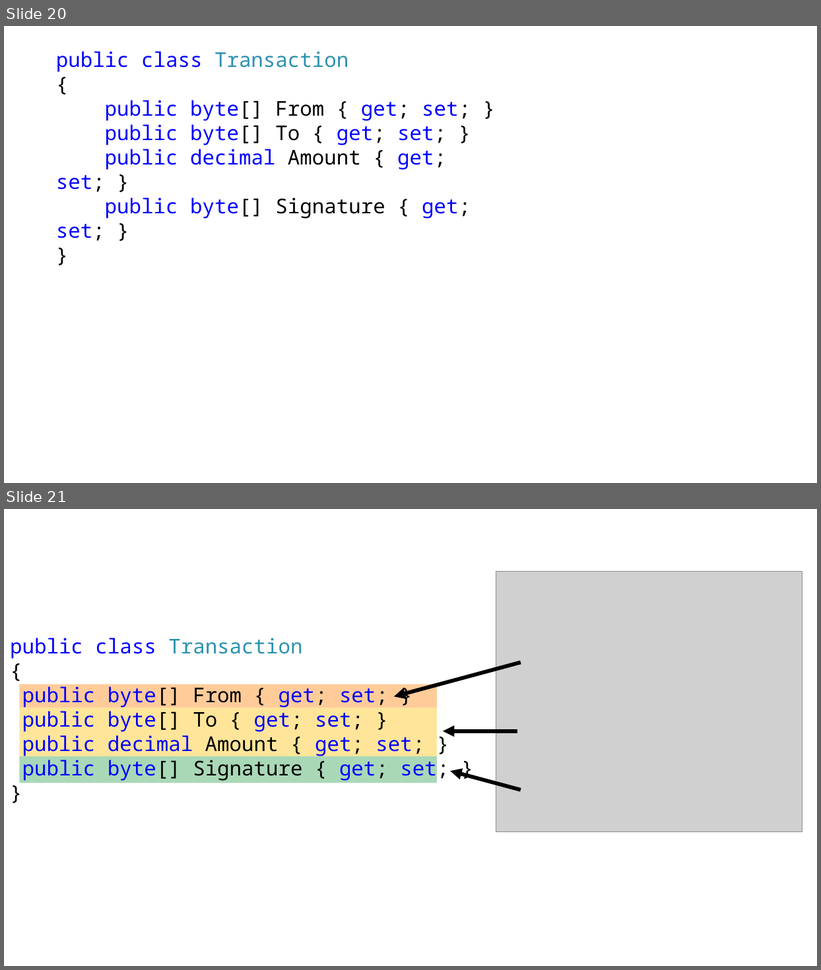
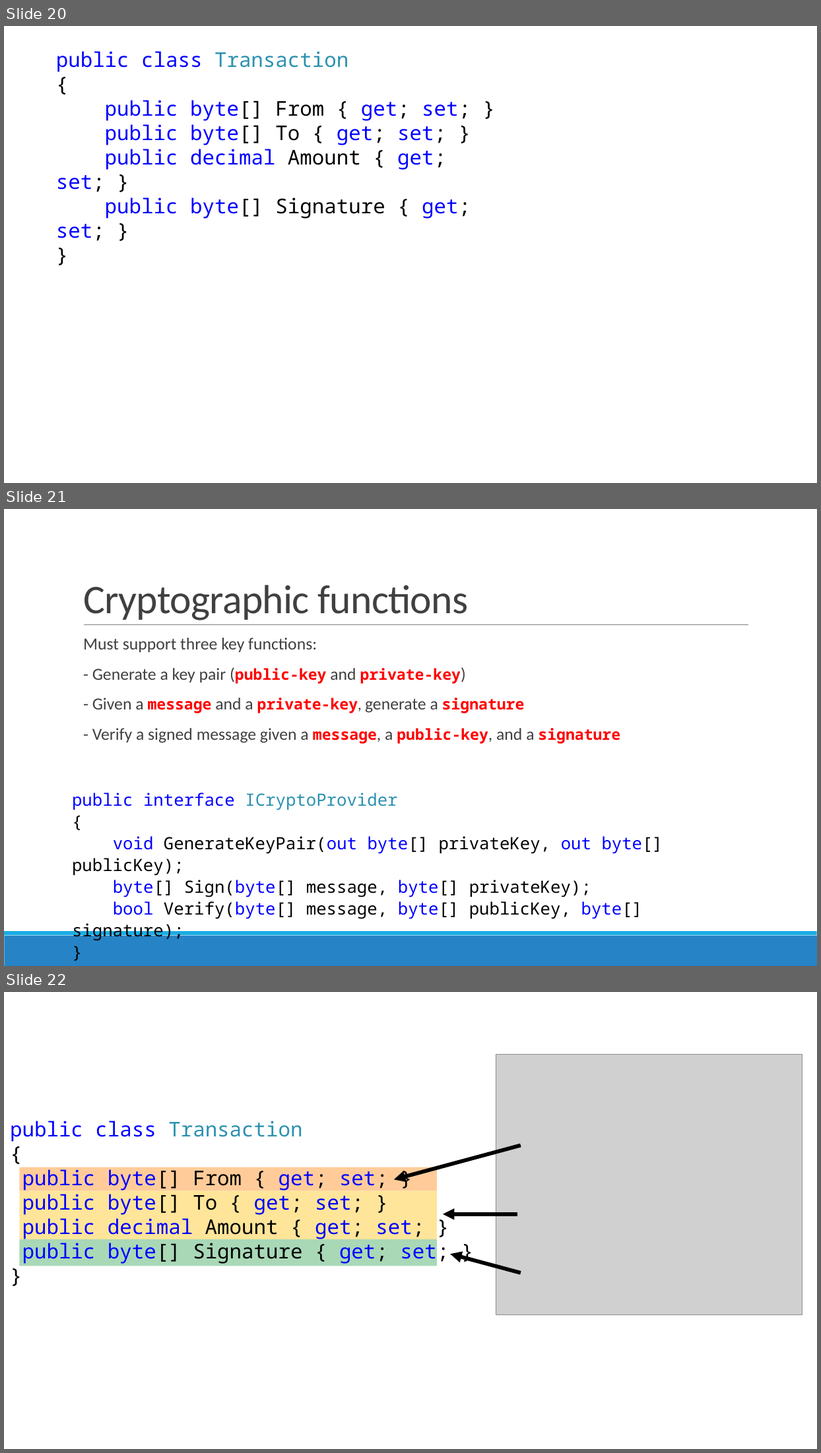
Before and after one commit to ondrejbalas/blockchain, a slide deck: Slides.pptx. Shown one above the other, each under a label of ours: slides 20 and 21 before the commit, slides 20, 21 and 22 after it. The pictures are 821x970 and 821x1453 pixels, drawn with LibreOffice and Linux fonts; fonts in the diff are those of the drawing; grey boxes stand for pictures. Boxes give left, top, right and bottom in pixels: in the first picture for what was removed or moved away, otherwise in the second. Text is boxed around its words. In the diff, an @@ line names an element or a change of style, - is before the commit and + after.

```diff
--- a/Slides.pptx
+++ b/Slides.pptx
@@ slide 21 added at <box>4,509,817,966</box>, background #FFFFFF; not listed: 2 template elements that a slide beside it also shows @@
@@ title added at <box>83,585,469,621</box>, 48 pt, text #404040 @@
+Cryptographic functions
@@ line added from (84, 625) to (748, 625), #808080 0.5 pt @@
@@ text added at <box>83,638,620,744</box>, 20 pt, text #404040 @@
+  Must support three key functions:
+  - Generate a key pair (public-key and private-key)
+  - Given a message and a private-key, generate a signature
+  - Verify a signed message given a message, a public-key, and a signature
@@ text added at <box>72,793,663,920</box>, 20 pt, text #000000 @@
+public interface ICryptoProvider
+{
+void GenerateKeyPair(out byte[] privateKey, out byte[] publicKey);
+byte[] Sign(byte[] message, byte[] privateKey);
+bool Verify(byte[] message, byte[] publicKey, byte[] signature);
+}
@@ what was slide 21 is now slide 22 @@
```
Also in this commit, not shown: 4 slides changed, 3 other files.
